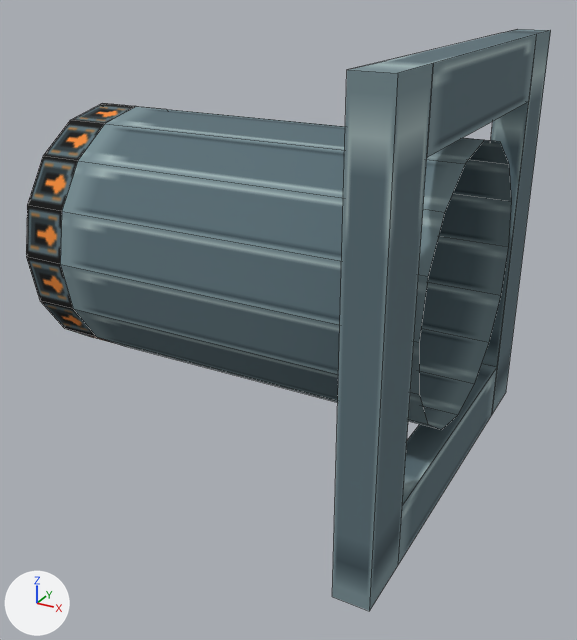
One commit to the OBJ model src/main/resources/assets/create_nuclear_industry/models/block/turbine/mesh/turbine_inlet_unformed.obj: the scene before it, then after it.
Camera for both pictures: a 50 mm lens placed at (1.438, -2.121, 1.137), pointed at (0.568, -0.539, 0.346). Lighting does not change. The marker at lower left points along +X, +Y and +Z. The picture after the commit comes second. Mesh edges are drawn as thin lines. Where no turn or scale is listed for an object, it has been applied to the vertices. Vertices at exactly the same position are counted once.

Before the edit, the objects in view are built like this:
```python
mat_inlet = principled_material('inlet')
mat_inlet.texture = img_turbine_inlet
mat_inlet.roughness = 1.0
me_turbine_inlet_unformed = bpy.data.meshes.new('turbine_inlet_unformed')
me_turbine_inlet_unformed.from_pydata(...)  # 72 vertices, 62 faces; spans x 0.0..1.0, y -1.0..0.0, z 0.0..1.0
# faces by material slot: [24, 30, 8]
me_turbine_inlet_unformed.materials.append(mat_casing)  # picture img_turbine_casing_panel
me_turbine_inlet_unformed.materials.append(mat_inlet)  # picture img_turbine_inlet
me_turbine_inlet_unformed.materials.append(mat_endcap)  # picture img_turbine_casing_panel
# before: 56 (0.92, -0.85, 0.15), 57 (0.92, -0.15, 0.15), 58 (0.92, -0.85, 0.85), 59 (0.92, -0.15, 0.85)
ob_turbine_inlet_unformed = bpy.data.objects.new('turbine_inlet_unformed', me_turbine_inlet_unformed)
ob_turbine_inlet_unformed.location = (0.0, 0.0, 0.0)
```
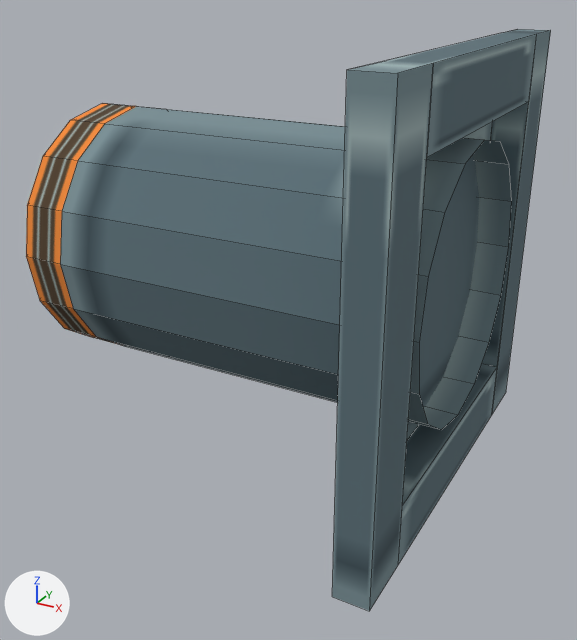
Edits to the bpy script that builds the scene:
```text
Add img_turbine_inlet_side:
    img_turbine_inlet_side = load_image('turbine_inlet_side', '../../../../textures/block/turbine/turbine_inlet_side.png', 16, 16, 'sRGB')
Add img_turbine_inlet_face:
    img_turbine_inlet_face = load_image('turbine_inlet_face', '../../../../textures/block/turbine/turbine_inlet_face.png', 16, 16, 'sRGB')
Change mat_inlet:
    mat_inlet.texture: img_turbine_inlet -> img_turbine_inlet_face
Add mat_inside:
    mat_inside = principled_material('inside')
    mat_inside.texture = img_turbine_casing_panel
    mat_inside.roughness = 1.0
Add mat_inlet_side:
    mat_inlet_side = principled_material('inlet_side')
    mat_inlet_side.texture = img_turbine_inlet_side
    mat_inlet_side.roughness = 1.0
Change me_turbine_inlet_unformed:
    used by ob_turbine_inlet_unformed; location = (0.0, 0.0, 0.0)
    verts and faces of me_turbine_inlet_unformed; kept vertices keep their numbers, new ones are numbered from 72
    remove me_turbine_inlet_unformed.from_pydata(...)  # 72 vertices, 62 faces; spans x 0.0..1.0, y -1.0..0.0, z 0.0..1.0
    add me_turbine_inlet_unformed.from_pydata(...)  # 72 vertices, 63 faces; spans x 0.0..1.0, y -1.0..0.0, z 0.0..1.0
    me_turbine_inlet_unformed part 1
    add faces += [(56, 57, 59, 58)]  # mat_inside (picture img_turbine_casing_panel)
    me_turbine_inlet_unformed part 2: 32 kept faces spanning x 0.0..1.0, y -0.82..-0.18, z 0.18..0.82 get new texture (UV) coordinates
    me_turbine_inlet_unformed part 3: 16 faces spanning x 0.0..0.11, y -0.82..-0.18, z 0.18..0.82 switch from mat_inlet (picture img_turbine_inlet) to mat_inlet_side (picture img_turbine_inlet_side)
    other edits to the shape of me_turbine_inlet_unformed do not show in these pictures
    add me_turbine_inlet_unformed.materials.append(mat_inside)  # picture img_turbine_casing_panel
```

Location of each change, [x1, y1, x2, y2] in pixels of the pictures (577 x 640 px):
'turbine_inlet_unformed', surface changed, reshaped
    both: [26, 29, 551, 611]
part 1 of me_turbine_inlet_unformed, added (cyan)
    after: [407, 121, 493, 440]
part 2 of me_turbine_inlet_unformed, surface changed
    both: [26, 103, 512, 427]
part 3 of me_turbine_inlet_unformed, recoloured
    both: [26, 103, 136, 345]
